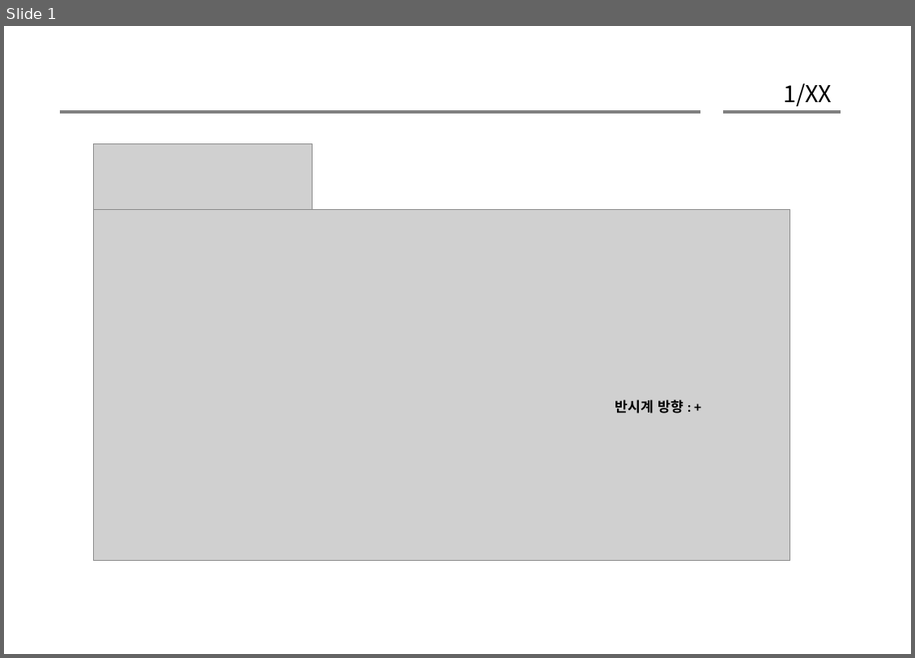
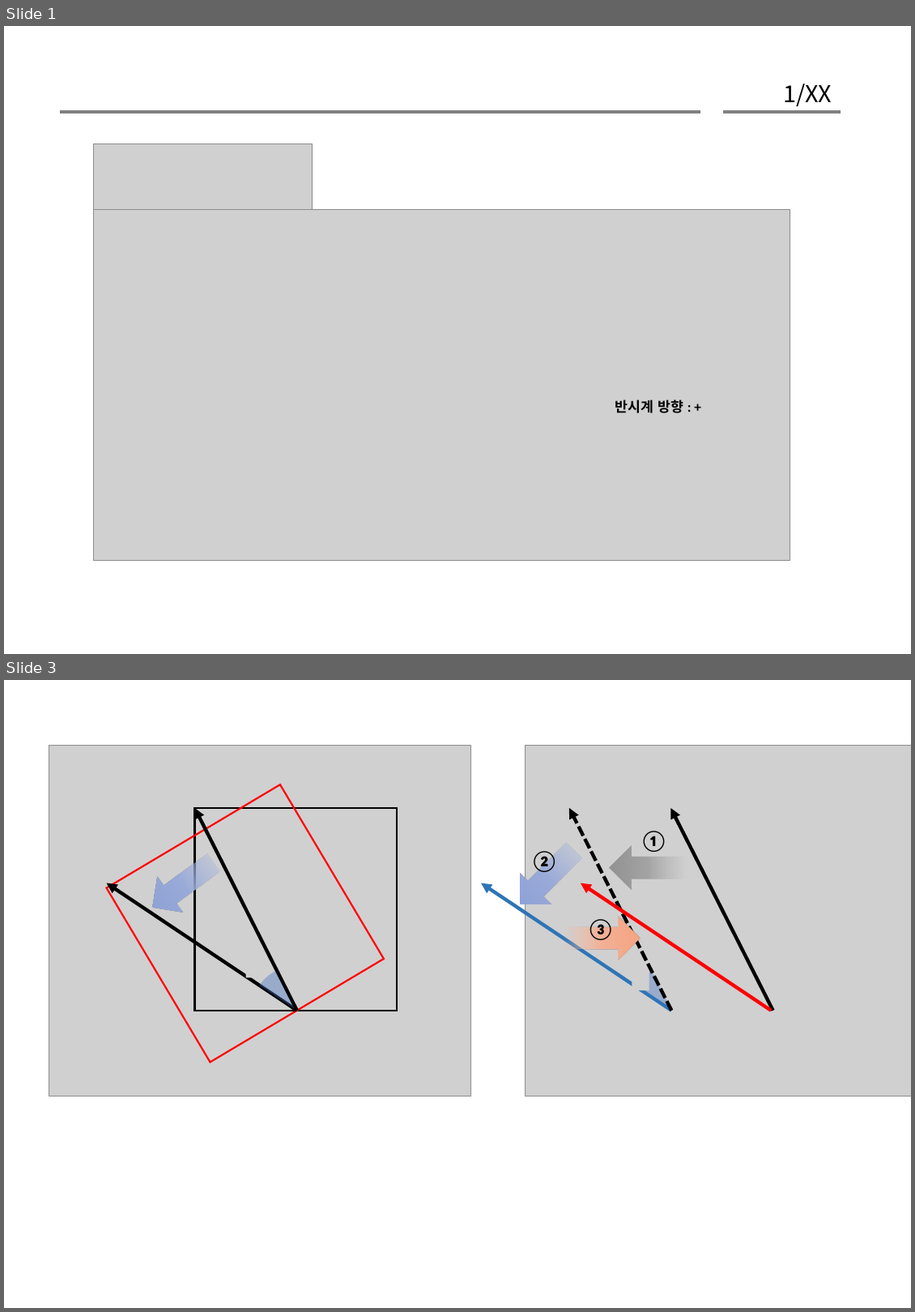
Before and after one commit to gaussian37/gaussian37.github.io, a slide deck: assets/img/math/la/rotation_matrix/rotation_matrix.pptx. Shown one above the other, each under a label of ours: slide 1 before the commit, slides 1 and 3 after it; the slides between them are not shown. The pictures are 915x658 and 915x1312 pixels, drawn with LibreOffice and Linux fonts; fonts in the diff are those of the drawing; grey boxes stand for pictures. Boxes give left, top, right and bottom in pixels: in the first picture for what was removed or moved away, otherwise in the second. Text is boxed around its words. In the diff, an @@ line names an element or a change of style, - is before the commit and + after.

```diff
--- a/assets/img/math/la/rotation_matrix/rotation_matrix.pptx
+++ b/assets/img/math/la/rotation_matrix/rotation_matrix.pptx
@@ slide 3 added at (4,680,911,1308), background #FFFFFF at 40% opacity @@
@@ picture added at (49,746,471,1096) @@
@@ rectangle added at (106,785,383,1062), outline #FF0000 1.5 pt @@
@@ rectangle added at (195,808,397,1010), outline #000000 1.5 pt @@
@@ arrow added from (297, 1010) to (195, 808), #000000 3 pt @@
@@ down arrow added at (140,845,228,925), fill gradient #A8B7DF to #9AABD9 to #889ED7 @@
@@ arrow added from (297, 1010) to (106, 883), #000000 3 pt @@
@@ group added at (481,746,911,1096): 4 arrows, 3 down arrows, 3 texts, 2 pictures, 1 pie slice (boxed as its full ellipse) @@
+①
+②
+③
@@ pie slice (boxed as its full ellipse) added at (236,950,353,1067), fill #4472C4 at 39% opacity @@
@@ picture added at (246,952,264,977) @@
```
Also in this commit, not shown: 1 other slide added, 5 other files.
